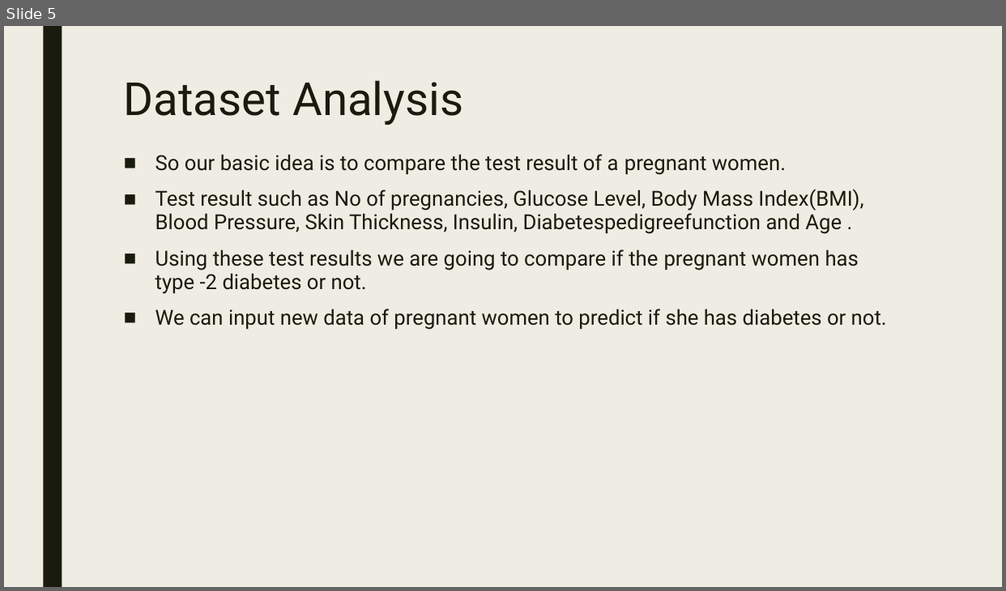
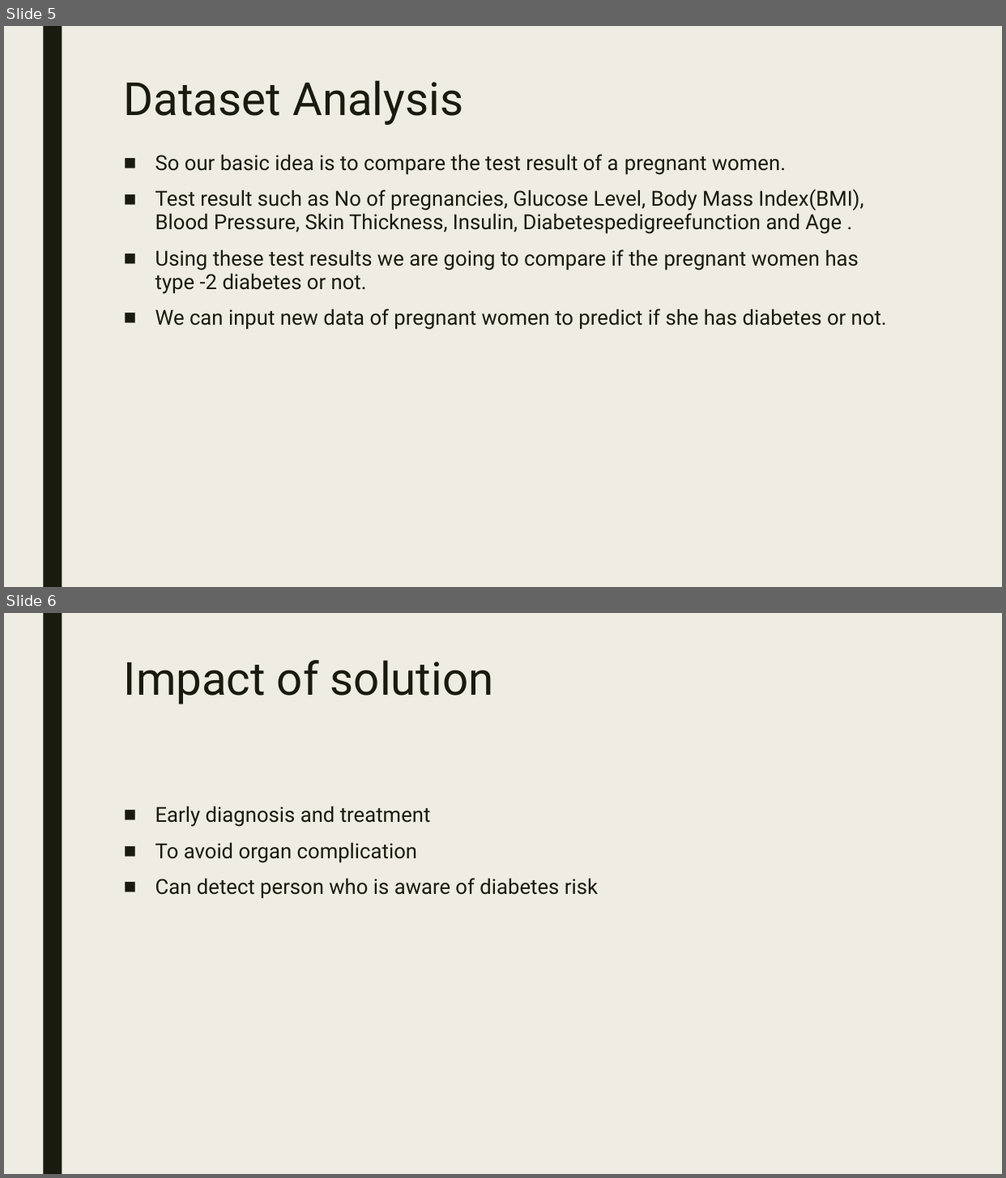
Before and after one commit to xaxm007/tres_comas_01, a slide deck: ppt/Presentation1.pptx. Shown one above the other, each under a label of ours: slide 5 before the commit, slides 5 and 6 after it. The pictures are 1006x591 and 1006x1178 pixels, drawn with LibreOffice and Linux fonts; fonts in the diff are those of the drawing. Boxes give left, top, right and bottom in pixels: in the first picture for what was removed or moved away, otherwise in the second. Text is boxed around its words. In the diff, an @@ line names an element or a change of style, - is before the commit and + after.

```diff
--- a/ppt/Presentation1.pptx
+++ b/ppt/Presentation1.pptx
@@ slide 6 added at (4,613,1002,1174), background #EFEDE3; not listed: 1 template element that a slide beside it also shows @@
@@ title added at (124,660,494,705), 44 pt, text #191B0E @@
+Impact of solution
@@ text added at (155,806,598,899), 20 pt, text #191B0E @@
+■ Early diagnosis and treatment
+■ To avoid organ complication
+■ Can detect person who is aware of diabetes risk
```
Also in this commit, not shown: 1 slide removed.
